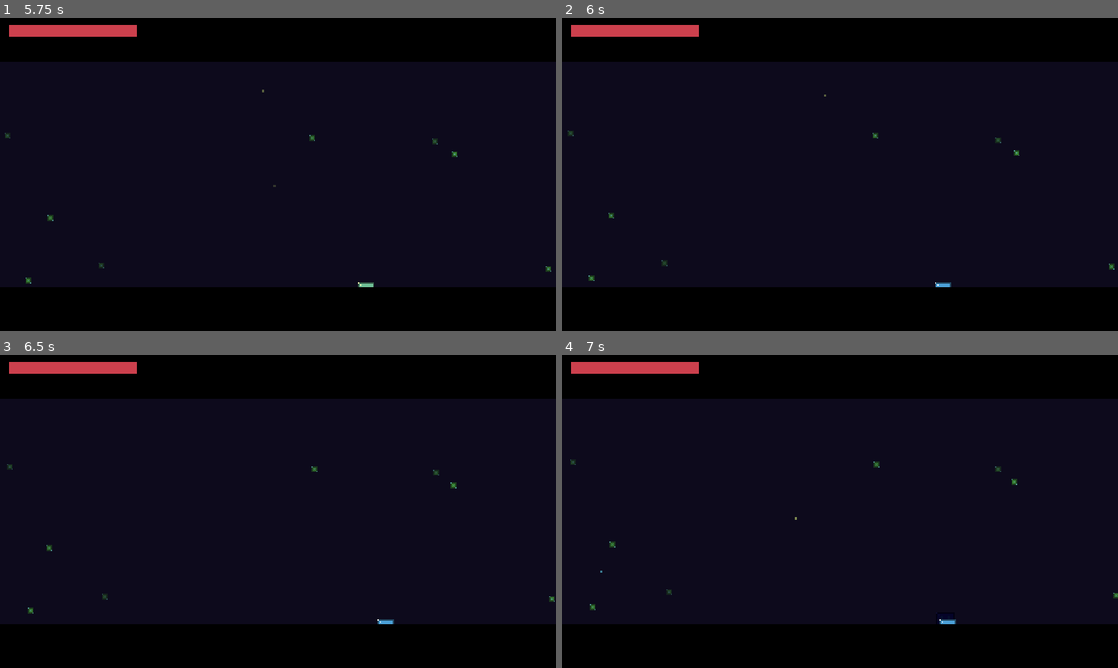
Above: before the commit, frames 1-4 (two rows, left to right).
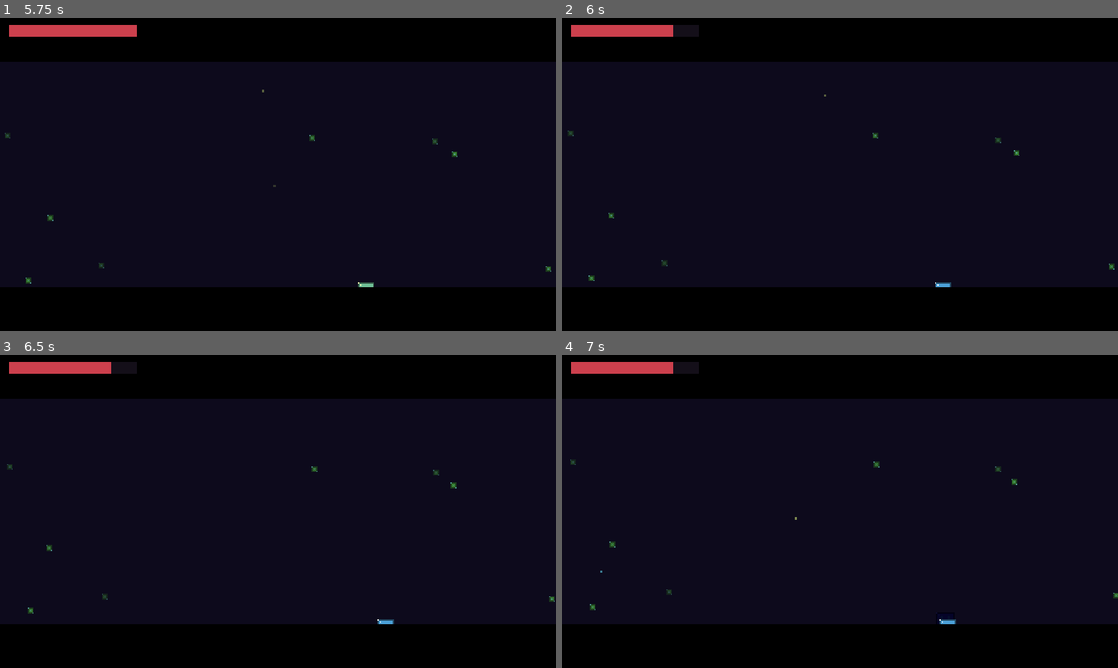
Above: after the commit, the same moments.

Repository: Eruldin/Honor-Meselesi
Game: Godot game, scene res://tools/ProbeCh7Spear.tscn
The game is run twice, just before and just after one commit, with the same random seed, the same clock (stepped at 60 frames per second) and the same inputs. This scene is started directly instead of the project's main scene.
Inputs (mouse positions are in pixels of both pictures, inside the frame that each line leads up to):
- Up to frame 1 (5.75 s): tap Enter (ui_accept) at 0.5 s; move the mouse to (400, 158) at 0.52 s; hold D (move_right) 0.53-1.25 s; hold J (attack) 0.53-1.25 s; click (400, 158) at 0.67 s; tap Space (jump) at 0.77, 3.77 s; drag from (166, 190) to (233, 299) at 1.27 s; move the mouse to (333, 105) at 2.02 s; hold D (move_right) 2.03-2.75 s; tap F (focus) at 2.1 s; drag from (250, 237) to (311, 293) at 2.77 s; move the mouse to (444, 221) at 3.52 s; hold A (move_left) 3.53-4.25 s; tap Q (form_prev) at 3.6 s; drag from (111, 127) to (322, 293) at 4.27 s; move the mouse to (305, 174) at 5.02 s; hold S (move_down) from 5.03 s (still down); hold Shift from 5.03 s (still down); click (305, 174) at 5.17 s
- Up to frame 2 (6 s): release S (move_down) at 5.75 s; release Shift at 5.75 s; drag from (756, 96) to (1056, 296) at 5.77 s
- Up to frame 3 (6.5 s): no input
- Up to frame 4 (7 s): move the mouse to (962, 495) at 6.52 s; hold W (move_up) from 6.53 s (still down); tap Ctrl at 6.6 s; tap Space (jump) at 6.77 s

Frame 1 is identical in both runs. In frame 2, 0.2% of the frame differs, in the area x 20-25%, y 2-6%; in frame 3, 0.2%; in frame 4, 0.2%.
Error in both runs: Invalid access to property or key 'layer' on a base object of type 'Dictionary'. (res://src/levels/ch7/ch7.gd:387)

Commit message:
yaratik hasar yolu olu idi: can_be_hit take_damage ariyordu — _on_hit_info -> take_damage
Co-Authored-By: Devin AI <158243242+devin-ai-integration[bot]@users.noreply.github.com>

Diff:
--- a/src/enemies/heart_spear.gd
+++ b/src/enemies/heart_spear.gd
@@ -68,7 +68,7 @@
 	if _done or _returning:
 		return
 	if body == _target:
-		body._on_hit_info(DamageInfo.make(1, null,
+		body.take_damage(DamageInfo.make(1, null,
 			(global_position - body.global_position).normalized() * 140.0,
 			false, true))
 		_start_return()
--- a/src/levels/ch7/ch7.gd
+++ b/src/levels/ch7/ch7.gd
@@ -76,7 +76,7 @@
 		creature.global_position = Vector2(150, FLOOR_Y - 10)
 		creature.velocity = Vector2.ZERO
 		FX.glitch(0.4, 0.3)
-		creature._on_hit_info(DamageInfo.make(1, null, Vector2.ZERO, true, true))
+		creature.take_damage(DamageInfo.make(1, null, Vector2.ZERO, true, true))
 	# Zerrecik suzulmesi: yavas yukari + hafif yalpa, ustte sarilir
 	for m in _motes:
 		m.position.y -= 7.0 * _delta
--- a/src/player/glitch_creature.gd
+++ b/src/player/glitch_creature.gd
@@ -66,7 +66,6 @@
 	hb.shape = hr
 	hurtbox.add_child(hb)
 	add_child(hurtbox)
-	hurtbox.hit_received.connect(_on_hit_info)
 
 
 func set_input_source(src: InputSource) -> void:
@@ -168,7 +167,7 @@
 	AudioManager.play_sfx(&"sfx/attack", global_position, -6.0)
 
 
-func _on_hit_info(info: DamageInfo) -> void:
+func take_damage(info: DamageInfo) -> void:
 	if _iframes > 0.0 or dead:
 		return
 	health.take(info.damage)
--- a/tests/test_ch7.gd
+++ b/tests/test_ch7.gd
@@ -29,13 +29,35 @@
 	assert_true(found, "glitch tanesi firlatilir")
 
 
+func test_creature_hurtbox_takes_hitbox_damage() -> void:
+	# Regresyon: can_be_hit() owner'da take_damage arar — creature'da
+	# _on_hit_info diye adlandirildigi icin butun hitbox yolu olu idi.
+	var c := GlitchCreature.new()
+	c.set_input_source(AIInputSource.new())
+	add_child_autofree(c)
+	assert_true(c.hurtbox.can_be_hit(), "creature hurtbox can_be_hit")
+	var hb := Hitbox.new()
+	hb.collision_layer = 32
+	hb.collision_mask = 4
+	var col := CollisionShape2D.new()
+	var r := RectangleShape2D.new()
+	r.size = Vector2(20, 20)
+	col.shape = r
+	hb.add_child(col)
+	hb.global_position = c.global_position
+	add_child_autofree(hb)
+	hb.activate(DamageInfo.make(1, null, Vector2.ZERO, true, true))
+	await _frames(3)
+	assert_lt(c.health.current, c.health.max_health, "hitbox yaratici hasar verir")
+
+
 func test_creature_hit_iframes_and_blink() -> void:
 	var c := GlitchCreature.new()
 	var ai := AIInputSource.new()
 	c.set_input_source(ai)
 	add_child_autofree(c)
 	await _frames(3)
-	c._on_hit_info(DamageInfo.make(1, c))
+	c.take_damage(DamageInfo.make(1, c))
 	assert_gt(c._iframes, 0.0, "vurusta dokunulmazlik")
 	# i-frame goz kirpmasi: 70ms'lik desen ~12 fizik karesinde en az bir
 	# 0.55 penceresi yakalar — eski kod alpha'yi hic degistirmezdi.
